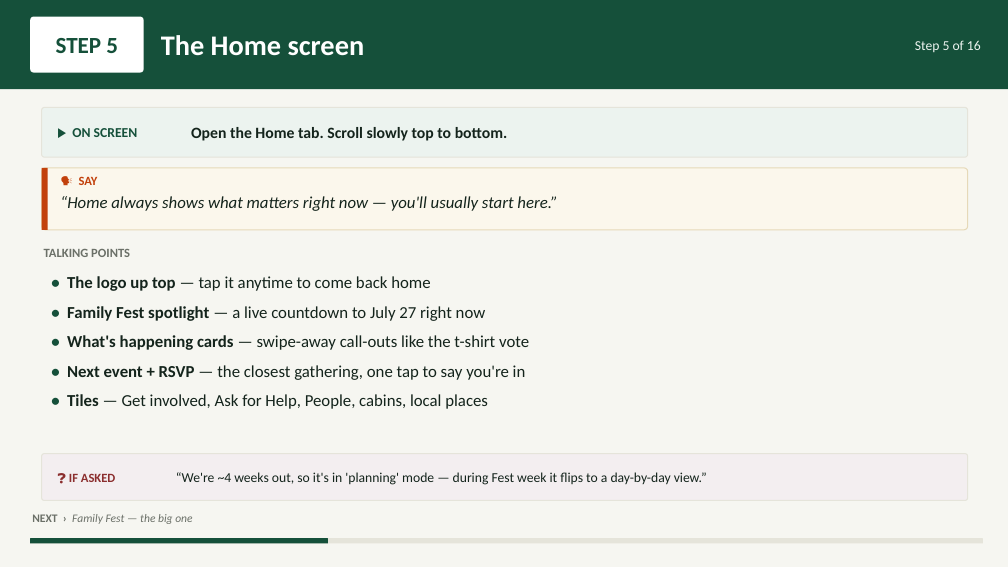
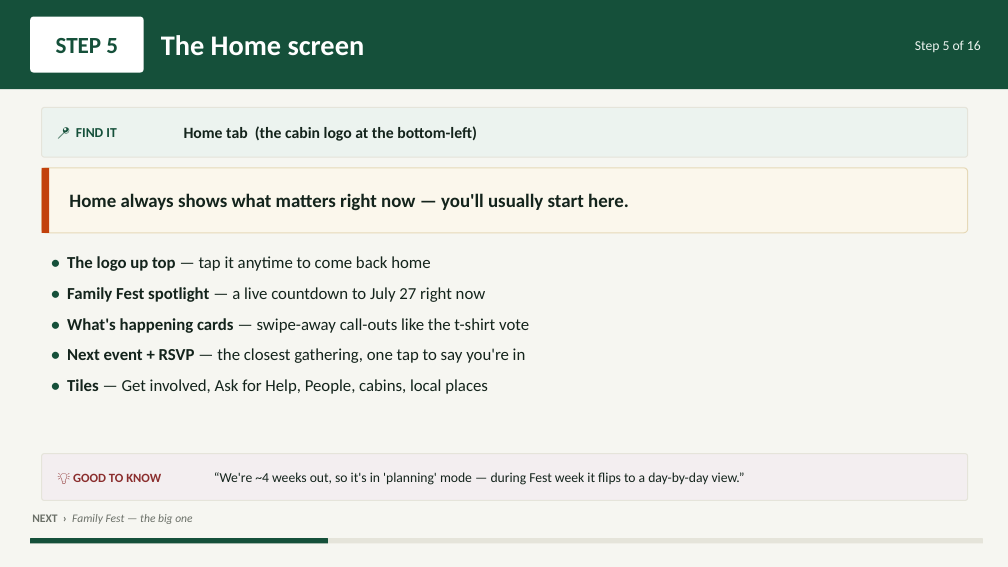
Before and after one commit to btheis15/mlr-app, a slide deck: slide 6 of presentation/MLR-App-Presentation.pptx. Drawn at 1008x567 pixels with LibreOffice and Linux fonts; fonts in the diff are those of the drawing. Boxes give left, top, right and bottom in pixels: in the first picture for what was removed or moved away, otherwise in the second. Text is boxed around its words. In the diff, an @@ line names an element or a change of style, - is before the commit and + after.

```diff
--- a/presentation/MLR-App-Presentation.pptx
+++ b/presentation/MLR-App-Presentation.pptx
@@ text at box(76, 128, 116, 137): text changed @@
-▶ ON SCREEN
+📍 FIND IT
@@ text at box(184, 126, 477, 141): text changed @@
-Open the Home tab. Scroll slowly top to bottom.
+Home tab (the cabin logo at the bottom-left)
@@ text "Home always shows what matters ..." at box(69, 193, 629, 211): vertical alignment top to middle @@
@@ text removed at box(79, 176, 98, 185) @@
-🗣 SAY
@@ text at box(69, 193, 629, 211): text changed; size 16 to 18 pt; bold on; italic off @@
-“Home always shows what matters right now — you'll usually start here.”
+Home always shows what matters right now — you'll usually start here.
@@ text removed at box(44, 249, 130, 257) @@
-TALKING POINTS
@@ text "• The logo up top ...": place and size @@
-text "• The logo up top ..." at box(67, 276, 529, 409)
+text "• The logo up top ..." at box(67, 256, 529, 394)
@@ text "• The logo up top ..." at box(67, 256, 529, 394): more space between paragraphs @@
@@ text removed at box(69, 473, 116, 482) @@
-❓ IF ASKED
@@ text added at box(73, 473, 161, 482), 12 pt, text #8B2E2E, bold @@
+💡 GOOD TO KNOW
@@ text "“We're ~4 weeks out, so ...": place and size @@
-text "“We're ~4 weeks out, so ..." at box(176, 472, 707, 485)
+text "“We're ~4 weeks out, so ..." at box(214, 472, 745, 485)
```
Also in this commit, not shown: 14 other slides changed, 1 other file.
